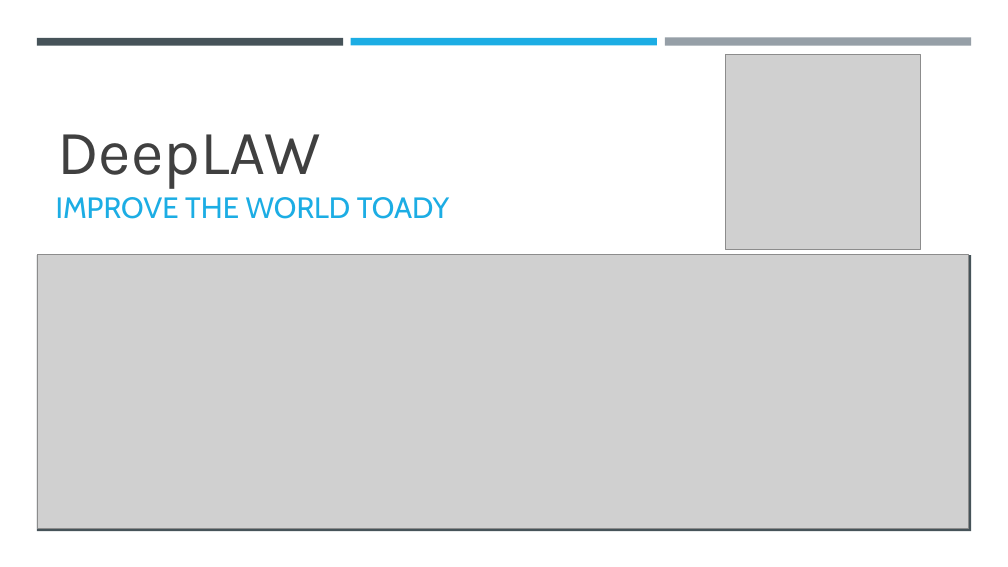
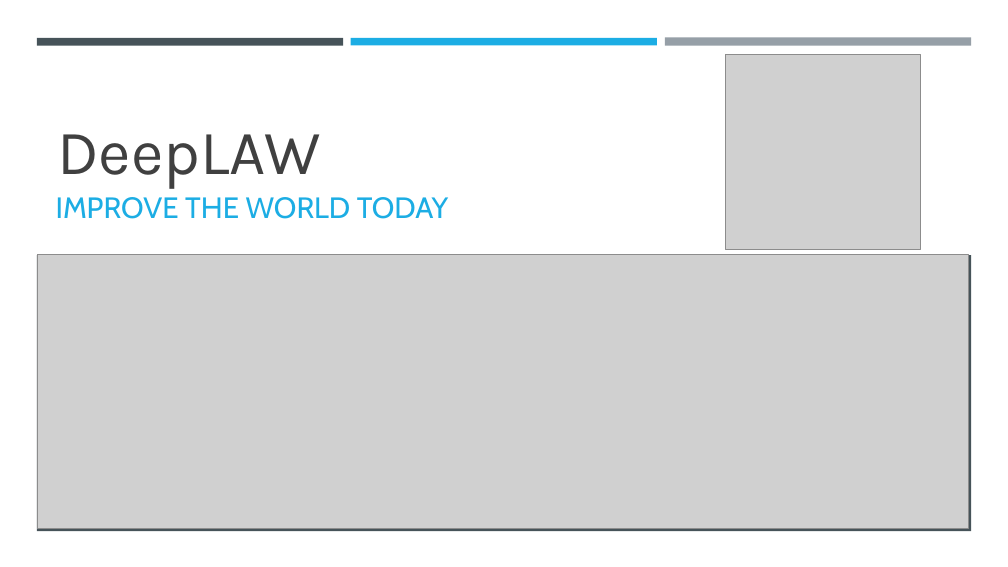
Before and after one commit to Astrarog/HSE, a slide deck: slide 13 of Управление проектами/DeepLAW.pptx. Drawn at 1008x567 pixels with LibreOffice and Linux fonts; fonts in the diff are those of the drawing; grey boxes stand for pictures. Boxes give left, top, right and bottom in pixels: in the first picture for what was removed or moved away, otherwise in the second. Text is boxed around its words. In the diff, an @@ line names an element or a change of style, - is before the commit and + after.

Commit message:
Typo fix presentation about deep law

```diff
--- a/Управление проектами/DeepLAW.pptx
+++ b/Управление проектами/DeepLAW.pptx
@@ subtitle at [56,197,448,219]: text changed @@
-IMPROVE THE WORLD TOADY
+IMPROVE THE WORLD TODAY
```
Also in this commit, not shown: 1 other file.
